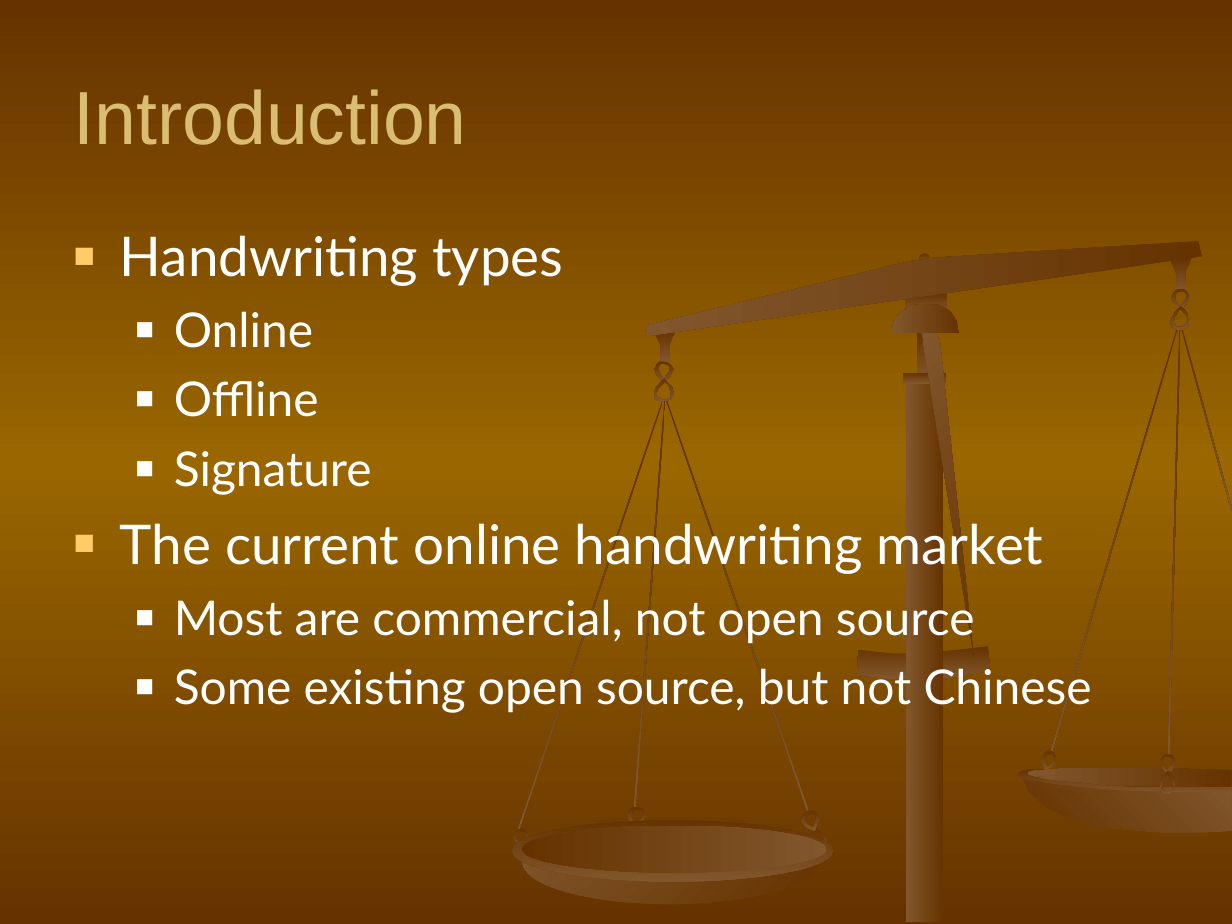
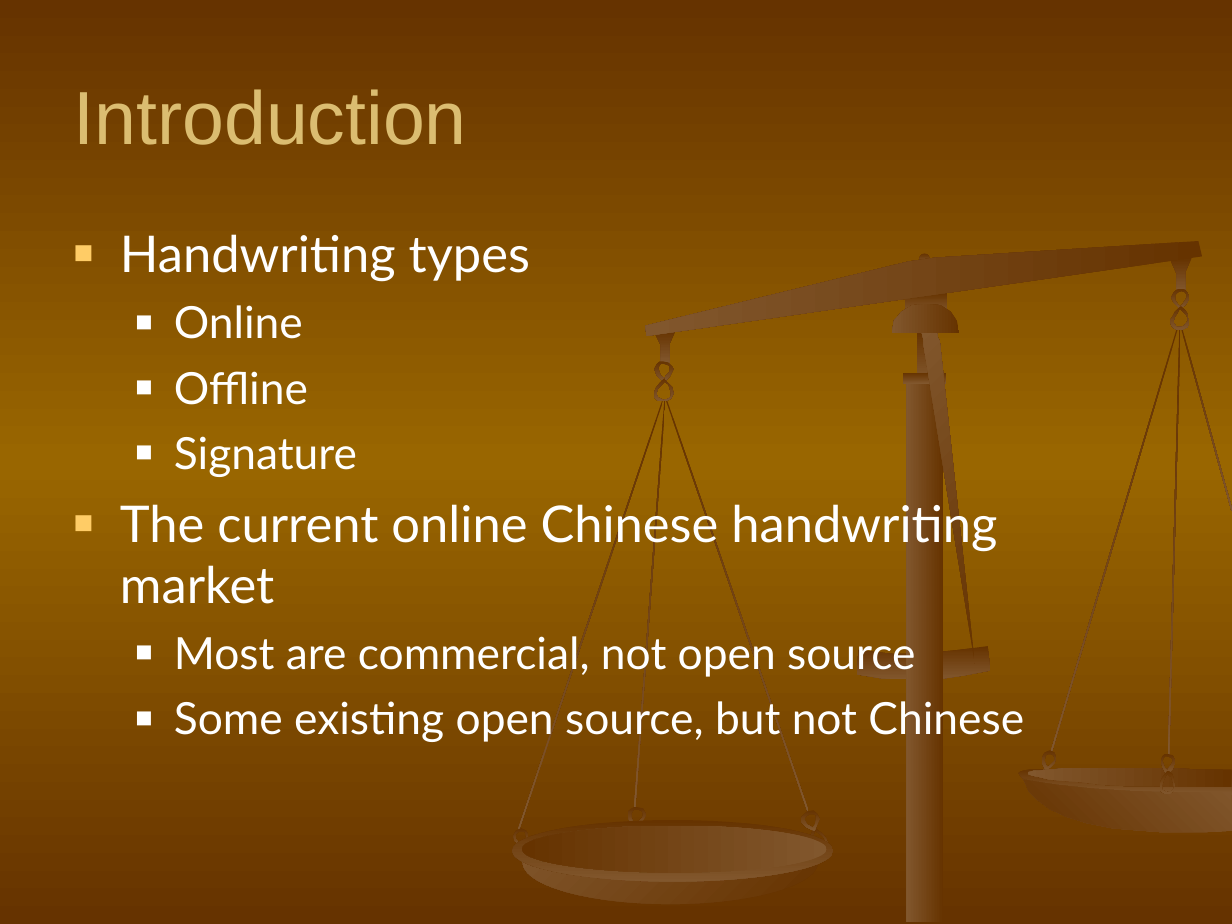
Before and after one commit to shaileshBhokare/honours, a slide deck: slide 5 of ITN100/Assignment/Presentation/presentation.ppt. Drawn at 1232x924 pixels with LibreOffice and Linux fonts; fonts in the diff are those of the drawing. Boxes give left, top, right and bottom in pixels: in the first picture for what was removed or moved away, otherwise in the second. Text is boxed around its words. In the diff, an @@ line names an element or a change of style, - is before the commit and + after.

Commit message:
finalise presentation.ppt

```diff
--- a/ITN100/Assignment/Presentation/presentation.ppt
+++ b/ITN100/Assignment/Presentation/presentation.ppt
@@ text at <box>120,234,1024,743</box>: size 32 to 29.6 pt in "Handwriting types"; size 28 to 25.9 pt in "Online", "Offline", "Signature", "Most are commercial, not open source" and 1 more places @@
@@ text at <box>120,499,997,604</box>: text changed; size 32 to 29.6 pt @@
-■ The current online handwriting market
+■ The current online Chinese handwriting market
```
Also in this commit, not shown: 1 other file.
